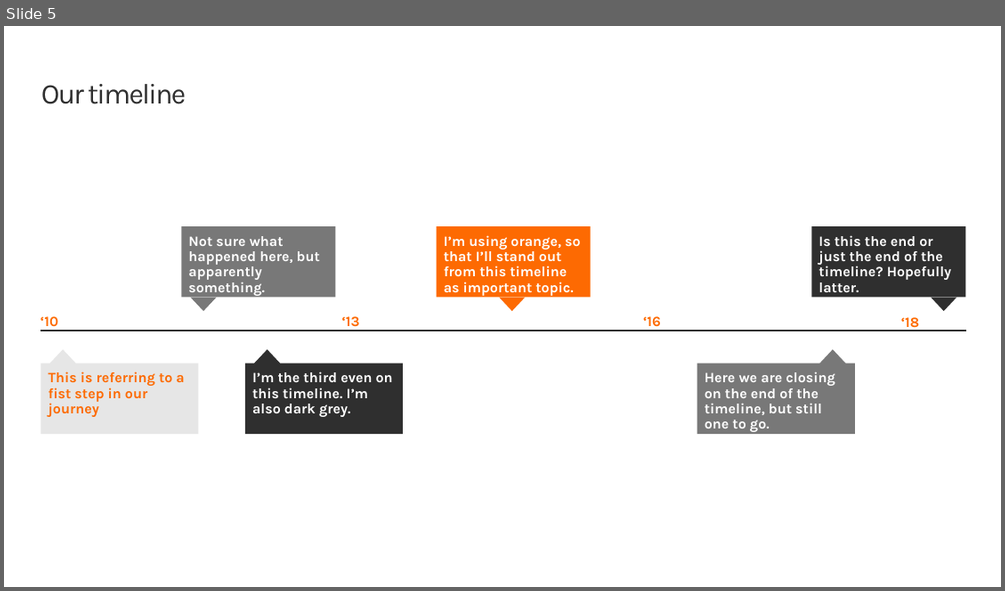
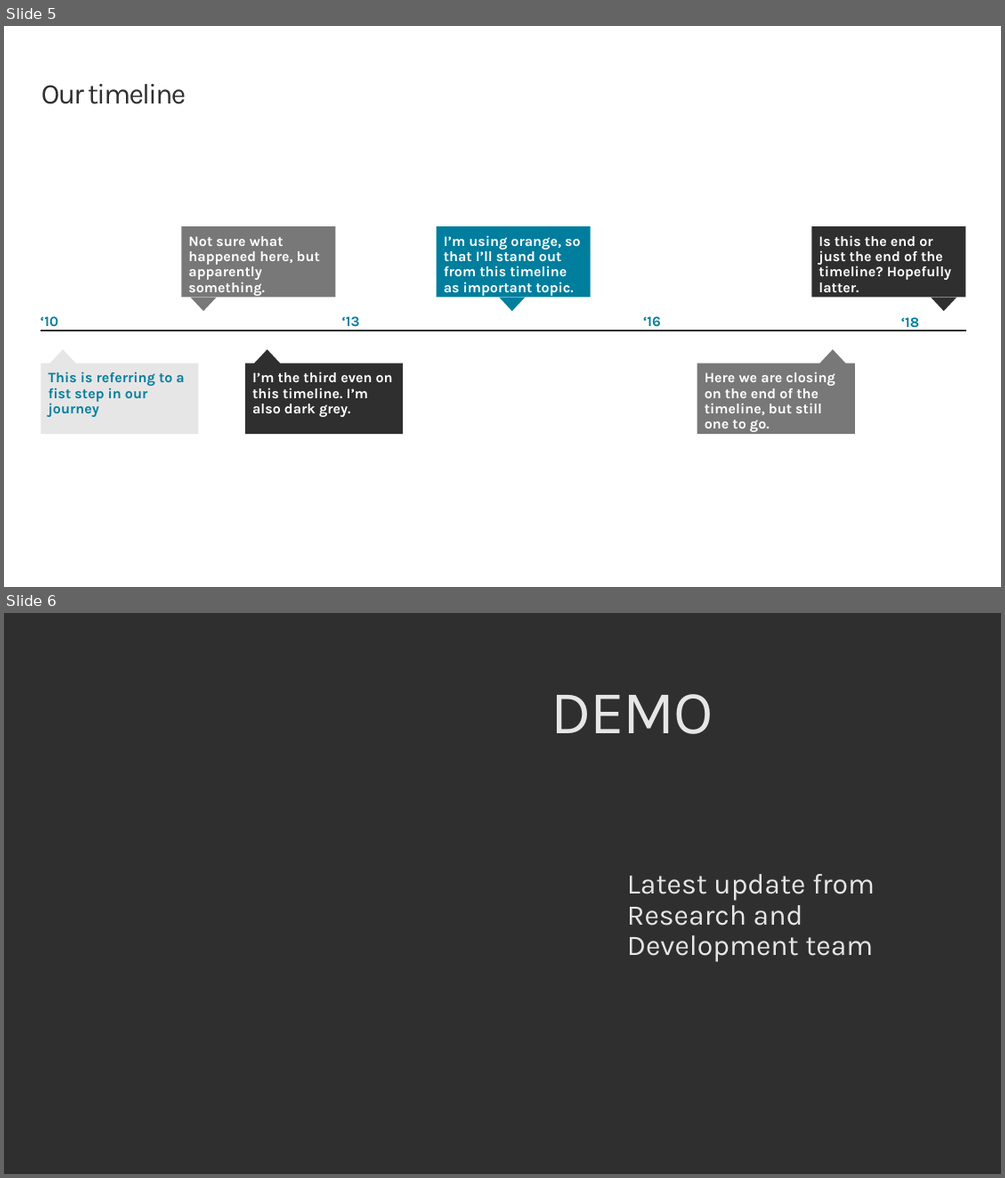
Before and after one commit to dnldpd623/SharePoint-starter-kit-solution, a slide deck: provisioning/hierarchy/resources/documents/Contoso_Report.pptx. Shown one above the other, each under a label of ours: slide 5 before the commit, slides 5 and 6 after it. The pictures are 1005x591 and 1005x1178 pixels, drawn with LibreOffice and Linux fonts; fonts in the diff are those of the drawing; background and template pictures are left out. Boxes give left, top, right and bottom in pixels: in the first picture for what was removed or moved away, otherwise in the second. Text is boxed around its words. In the diff, an @@ line names an element or a change of style, - is before the commit and + after.

```diff
--- a/provisioning/hierarchy/resources/documents/Contoso_Report.pptx
+++ b/provisioning/hierarchy/resources/documents/Contoso_Report.pptx
@@ slide 6 added at (4, 613, 1001, 1174), background picture (left out) @@
@@ freeform shape added at (466, 613, 1001, 1174), fill #2F2F2F at 90% opacity @@
@@ title added at (550, 694, 713, 734), 60 pt, text #E6E6E6 @@
+DEMO
@@ text added at (627, 874, 874, 962), 28 pt, text #E6E6E6 @@
+Latest update from Research and Development team
@@ slide 5 changed as well @@
@@ rectangle "I’m using orange, so that ..." at (437, 226, 591, 297): fill #FD6A02 to #017E9D @@
@@ triangle at (499, 297, 525, 311): fill #FD6A02 to #017E9D @@
@@ text colour #FD6A02 to #017E9D in 5 elements at (40, 363, 198, 434), (40, 316, 58, 330), (342, 316, 360, 330), (643, 316, 661, 330), (901, 317, 919, 331) @@
```
Also in this commit, not shown: 5 other slides changed, 1 other file.
